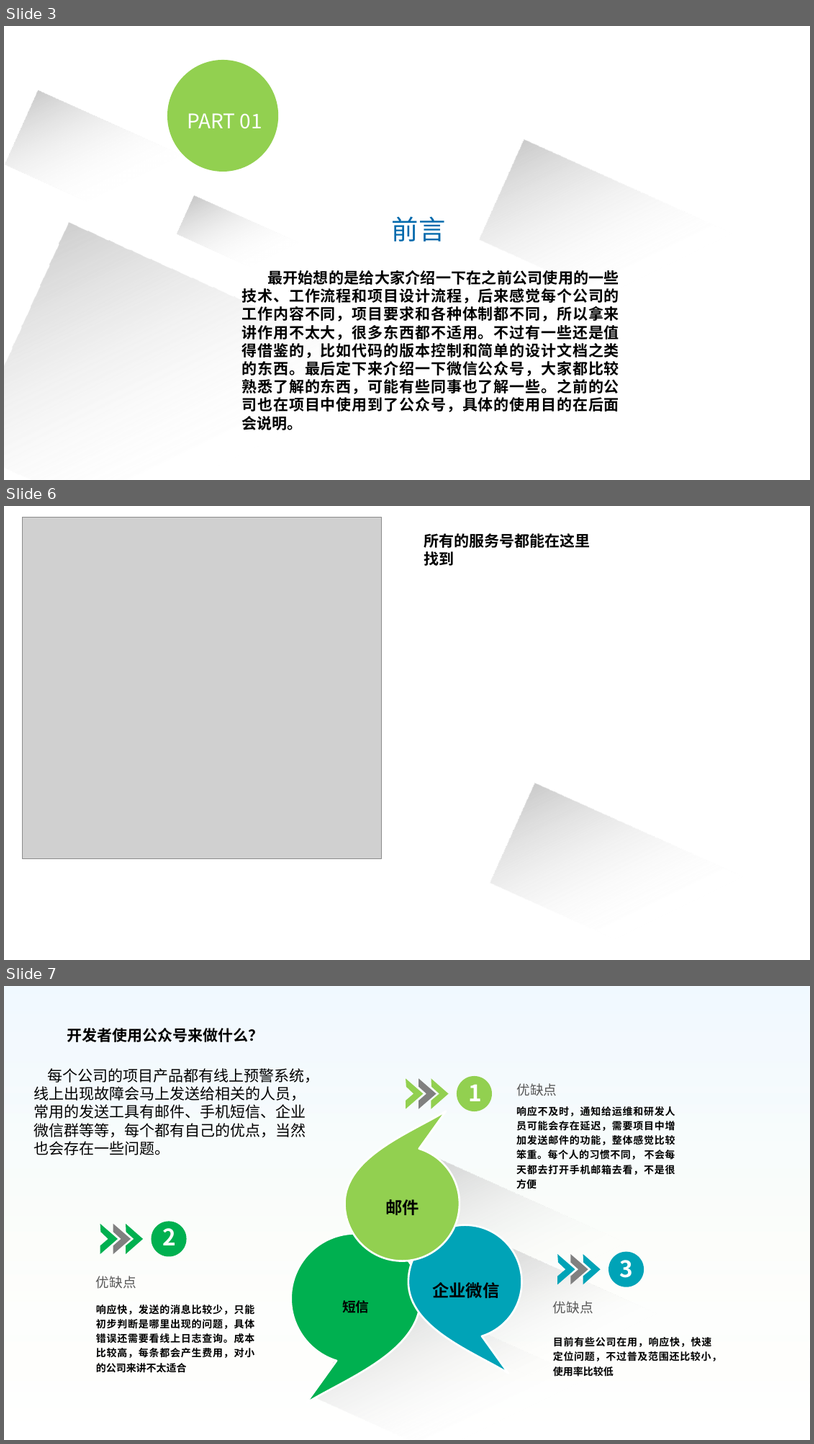
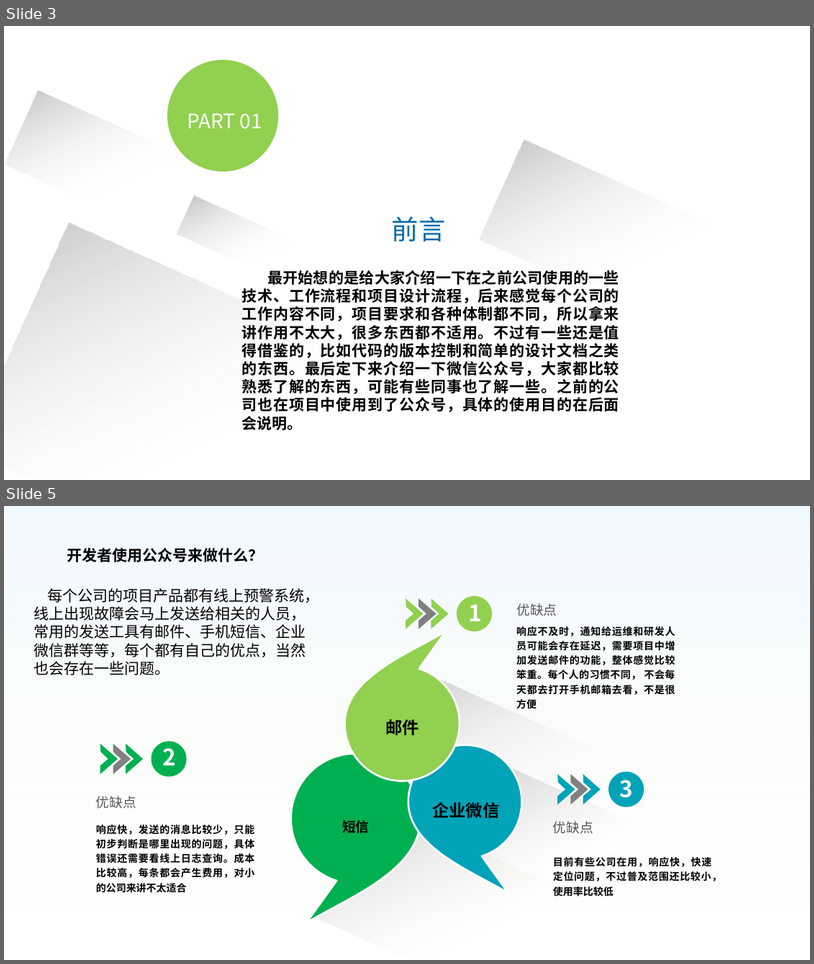
Before and after one commit to liyang1900/test, a slide deck: 微信公众号.pptx. Shown one above the other, each under a label of ours: slides 3, 6 and 7 before the commit, slides 3 and 5 after it; the slides between them are not shown. The pictures are 814x1444 and 814x964 pixels, drawn with LibreOffice and Linux fonts; fonts in the diff are those of the drawing; grey boxes stand for pictures. Boxes give left, top, right and bottom in pixels: in the first picture for what was removed or moved away, otherwise in the second. Text is boxed around its words. In the diff, an @@ line names an element or a change of style, - is before the commit and + after.

```diff
--- a/微信公众号.pptx
+++ b/微信公众号.pptx
@@ slide 6 removed at box(4, 506, 810, 960), background #FFFFFF @@
@@ picture removed at box(22, 517, 381, 859) @@
@@ text removed at box(424, 533, 590, 566) @@
-所有的服务号都能在这里找到
@@ rectangle removed at box(491, 783, 810, 960) @@
@@ what was slide 7 is now slide 5 @@
```
Also in this commit, not shown: 4 slides changed, 1 slide added, 2 other slides removed.
